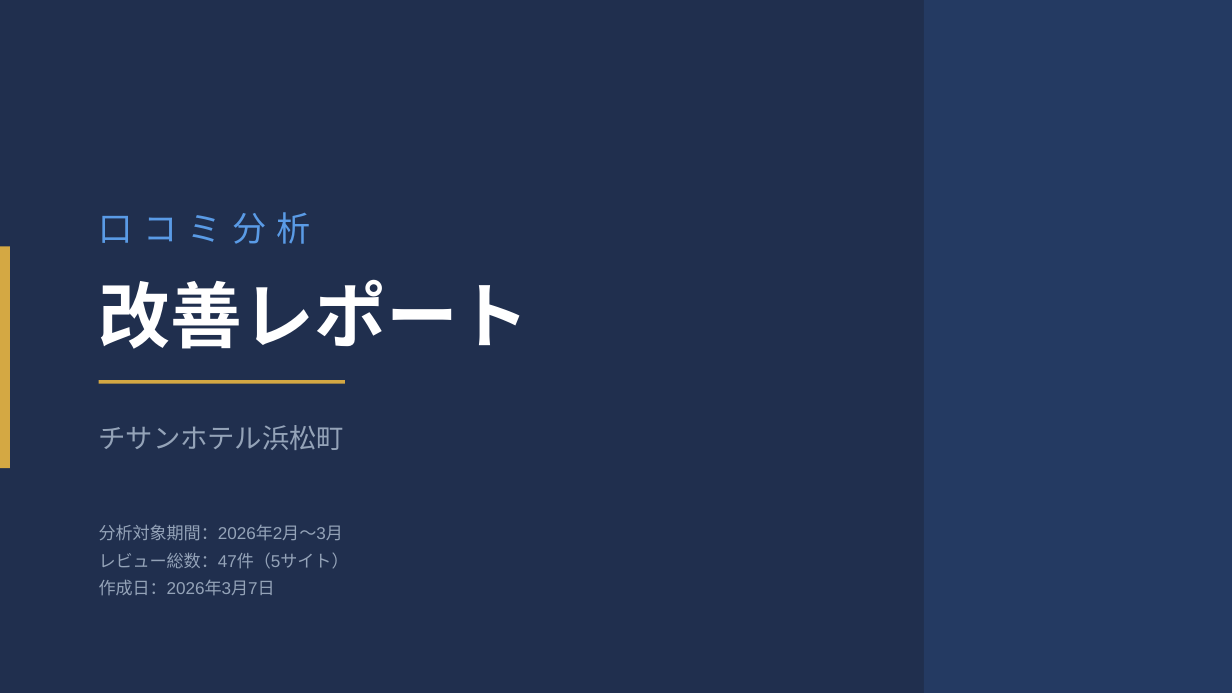
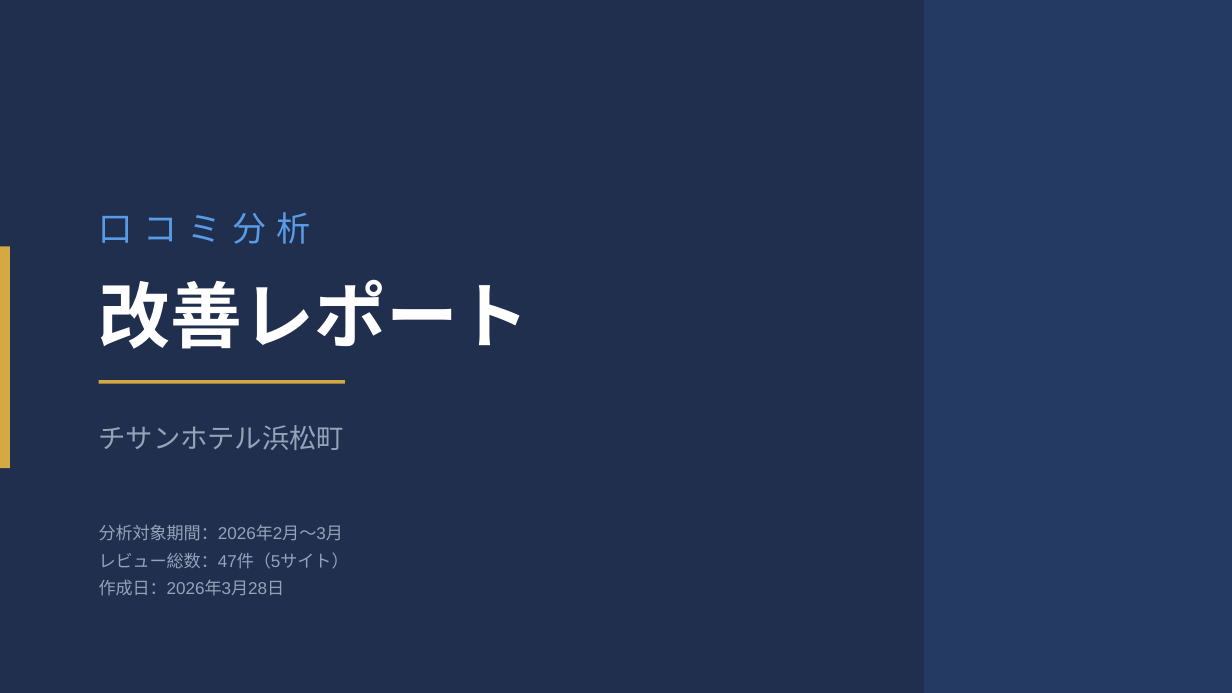
Before and after one commit to TAKAHASHIMITSUGU329/primechange-portal, a slide deck: slide 1 of 納品レポート/ホテル別レポート/チサンホテル浜松町_口コミ分析レポート.pptx. Drawn at 1232x693 pixels with LibreOffice and Linux fonts; fonts in the diff are those of the drawing. Boxes give left, top, right and bottom in pixels: in the first picture for what was removed or moved away, otherwise in the second. Text is boxed around its words. In the diff, an @@ line names an element or a change of style, - is before the commit and + after.

```diff
--- a/納品レポート/ホテル別レポート/チサンホテル浜松町_口コミ分析レポート.pptx
+++ b/納品レポート/ホテル別レポート/チサンホテル浜松町_口コミ分析レポート.pptx
@@ text at [99,579,285,595]: text changed @@
-作成日：2026年3月7日
+作成日：2026年3月28日
```
Also in this commit, not shown: 8 other slides changed, 43 other files.
